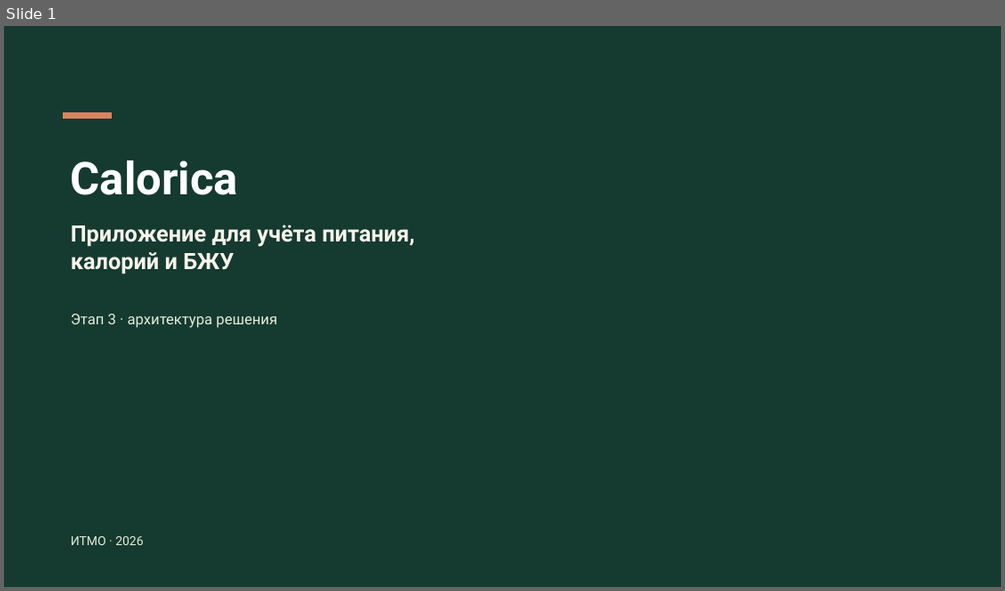
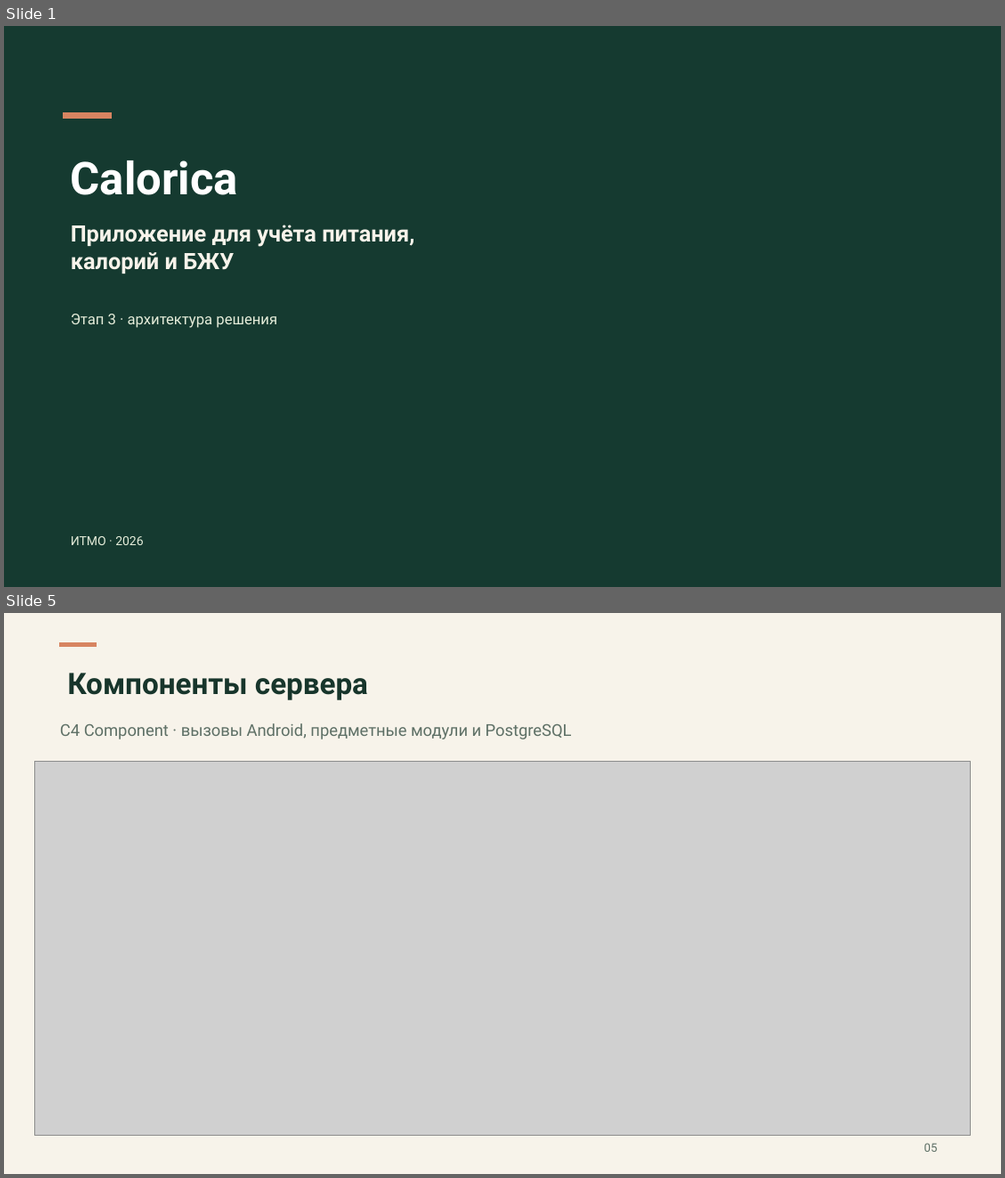
Before and after one commit to rurkk/Calorica, a slide deck: docs/semester-mvp/stage-3/Calorica-stage-3.pptx. Shown one above the other, each under a label of ours: slide 1 before the commit, slides 1 and 5 after it; the slides between them are not shown. The pictures are 1005x591 and 1005x1178 pixels, drawn with LibreOffice and Linux fonts; fonts in the diff are those of the drawing; grey boxes stand for pictures; background and template pictures are left out. Boxes give left, top, right and bottom in pixels: in the first picture for what was removed or moved away, otherwise in the second. Text is boxed around its words. In the diff, an @@ line names an element or a change of style, - is before the commit and + after.

```diff
--- a/docs/semester-mvp/stage-3/Calorica-stage-3.pptx
+++ b/docs/semester-mvp/stage-3/Calorica-stage-3.pptx
@@ slide 5 added at (4,613,1001,1174), background #F7F3EA @@
@@ rectangle added at (60,643,96,647), fill #D78461, outline #D78461 0 pt @@
@@ text added at (67,673,368,700), 28.5 pt, text #17352B, bold @@
+Компоненты сервера
@@ text added at (60,723,572,739), 15.8 pt, text #5E7066 @@
+C4 Component · вызовы Android, предметные модули и PostgreSQL
@@ picture added at (34,761,970,1135) @@
@@ text added at (924,1143,938,1151), 11.2 pt, text #5E7066 @@
+05
```
Also in this commit, not shown: 7 other slides added, 7 slides removed, 33 other files.
